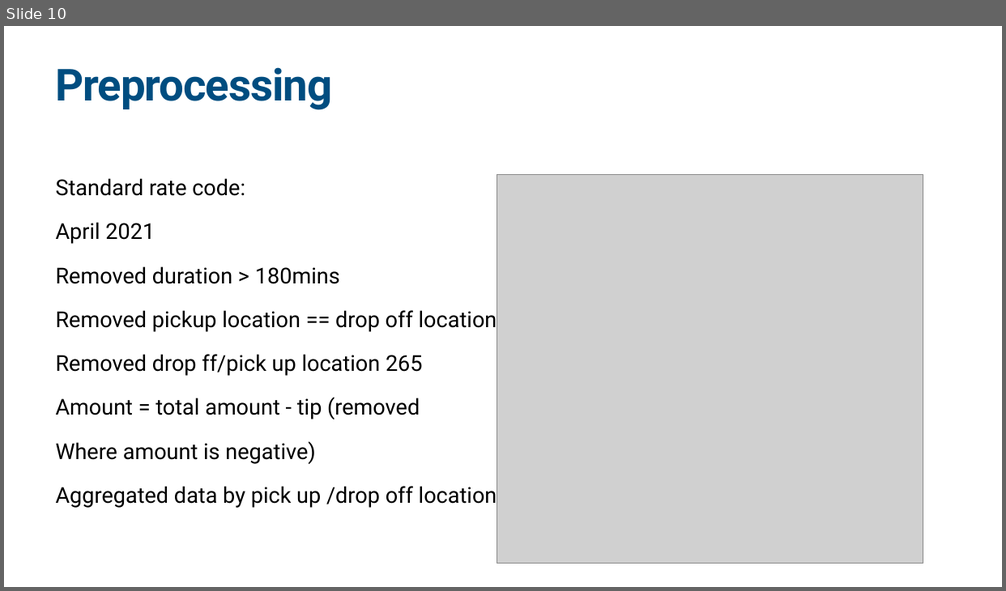
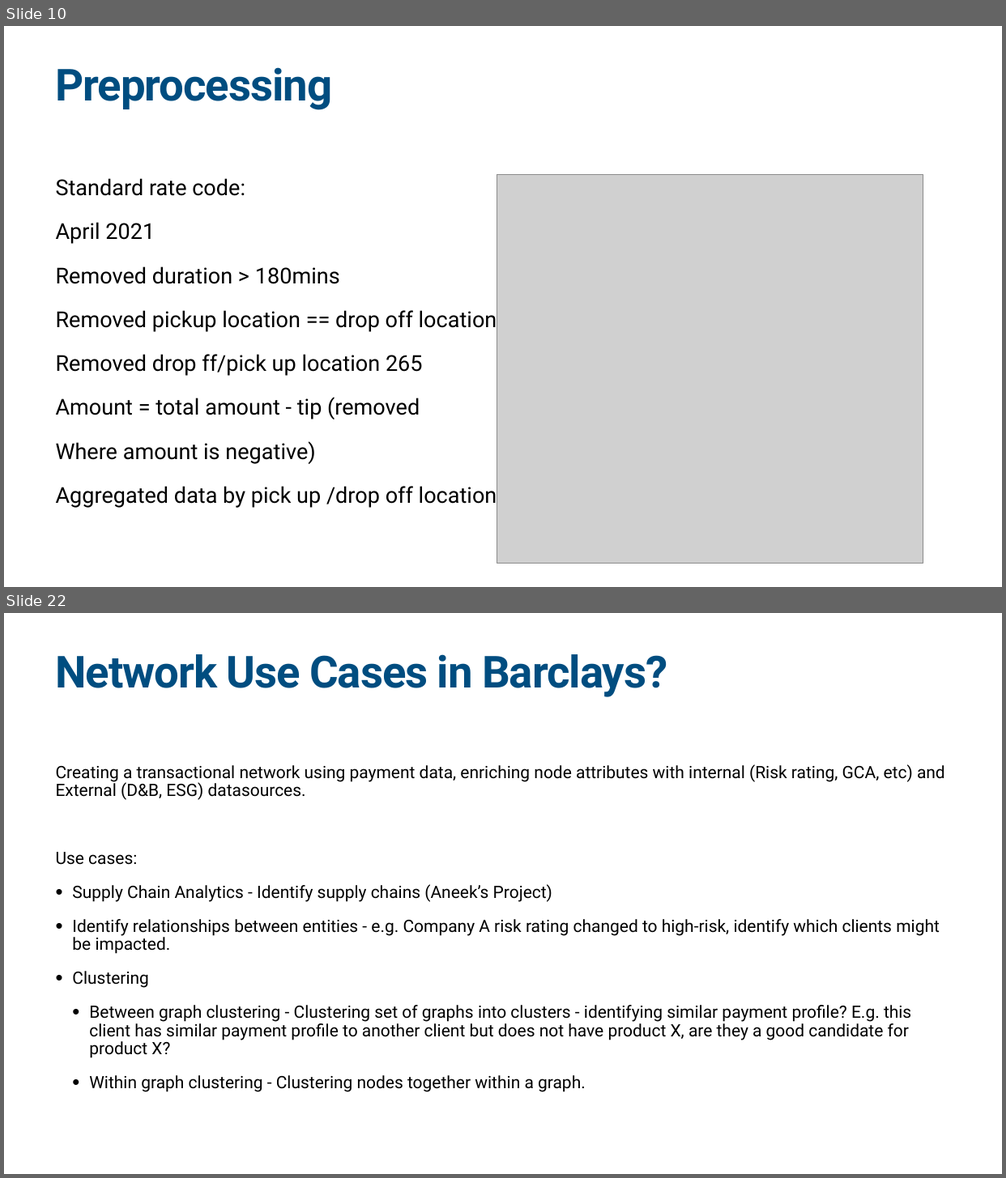
Before and after one commit to sfong8/networkX, a slide deck: Network_shareSession.pptx. Shown one above the other, each under a label of ours: slide 10 before the commit, slides 10 and 22 after it; the slides between them are not shown. The pictures are 1006x591 and 1006x1178 pixels, drawn with LibreOffice and Linux fonts; fonts in the diff are those of the drawing; grey boxes stand for pictures. Boxes give left, top, right and bottom in pixels: in the first picture for what was removed or moved away, otherwise in the second. Text is boxed around its words. In the diff, an @@ line names an element or a change of style, - is before the commit and + after.

```diff
--- a/Network_shareSession.pptx
+++ b/Network_shareSession.pptx
@@ slide 22 added at (x1=4, y1=613, x2=1002, y2=1174), background #FFFFFF @@
@@ title added at (x1=56, y1=654, x2=667, y2=697), 85 pt, text #004D80, bold @@
+Network Use Cases in Barclays?
@@ text added at (x1=56, y1=764, x2=945, y2=1093), 32.6 pt, text #000000 @@
+Creating a transactional network using payment data, enriching node attributes with internal (Risk rating, GCA, etc) and External (D&B, ESG) datasources.
+Use cases:
+• Supply Chain Analytics - Identify supply chains (Aneek’s Project)
+• Identify relationships between entities - e.g. Company A risk rating changed to high-risk, identify which clients might be impacted.
+• Clustering
+  • Between graph clustering - Clustering set of graphs into clusters - identifying similar payment profile? E.g. this client has similar payment profile to another client but does not have product X, are they a good candidate for product X?
+  • Within graph clustering - Clustering nodes together within a graph.
```
Also in this commit, not shown: 3 slides changed, 10 other slides added, 4 slides removed, 9 other files.
